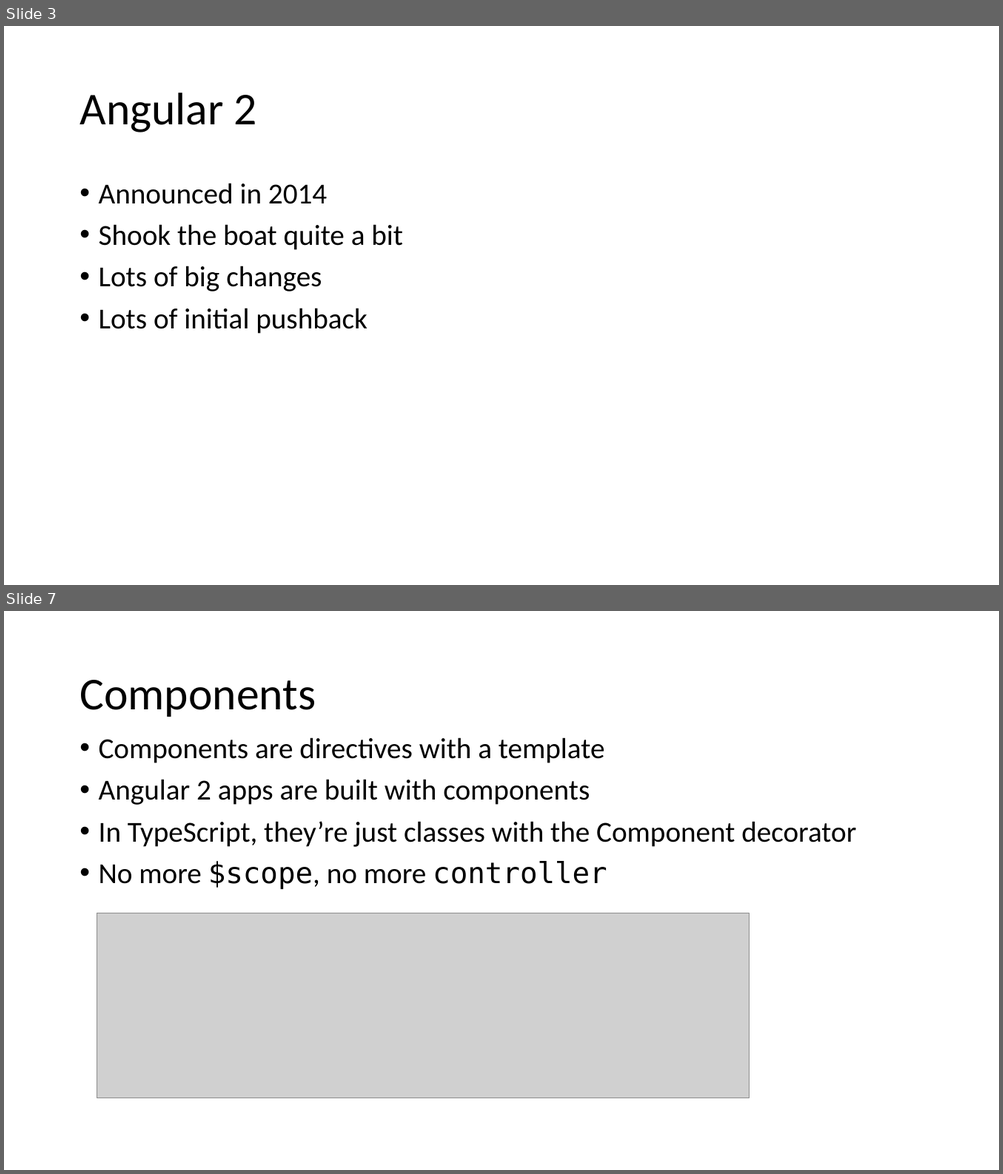
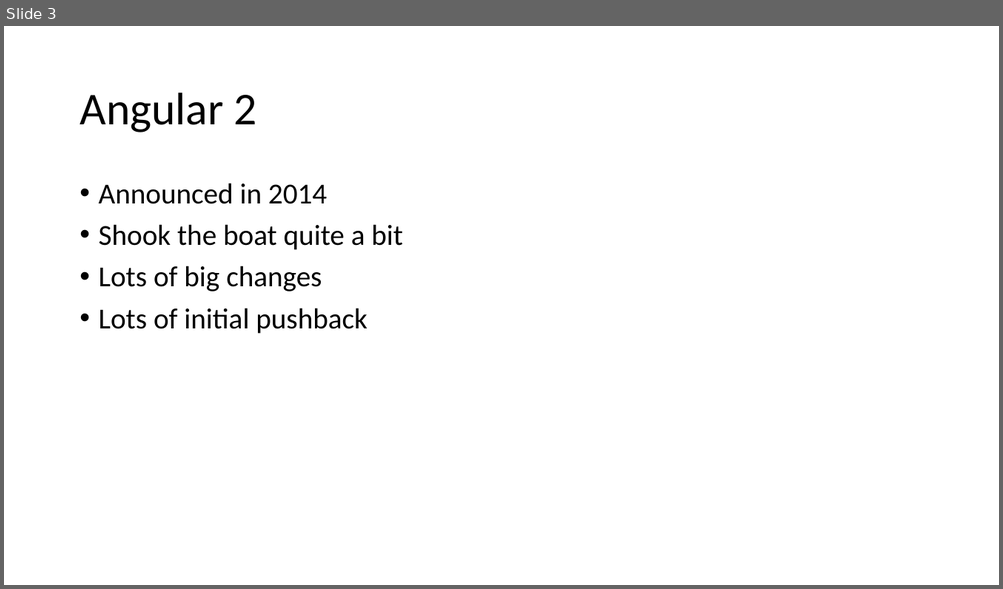
Before and after one commit to schneidenbach/Angular2-AspNetCore-TypeScript-Workshop, a slide deck: slides/2 - Intro to Angular 2.pptx. Shown one above the other, each under a label of ours: slides 3 and 7 before the commit, slide 3 after it; the slides between them are not shown. The pictures are 1003x1174 and 1003x589 pixels, drawn with LibreOffice and Linux fonts; fonts in the diff are those of the drawing; grey boxes stand for pictures. Boxes give left, top, right and bottom in pixels: in the first picture for what was removed or moved away, otherwise in the second. Text is boxed around its words. In the diff, an @@ line names an element or a change of style, - is before the commit and + after.

```diff
--- a/slides/2 - Intro to Angular 2.pptx
+++ b/slides/2 - Intro to Angular 2.pptx
@@ slide 7 removed at [4, 611, 999, 1170], background #FFFFFF @@
@@ title removed at [79, 680, 316, 717] @@
-Components
@@ text removed at [99, 738, 856, 889] @@
-• Components are directives with a template
-• Angular 2 apps are built with components
-• In TypeScript, they’re just classes with the Component decorator
-• No more $scope, no more controller
@@ picture removed at [96, 913, 748, 1098] @@
```
Also in this commit, not shown: 5 slides changed, 2 slides added, 2 other slides removed, 26 other files.
